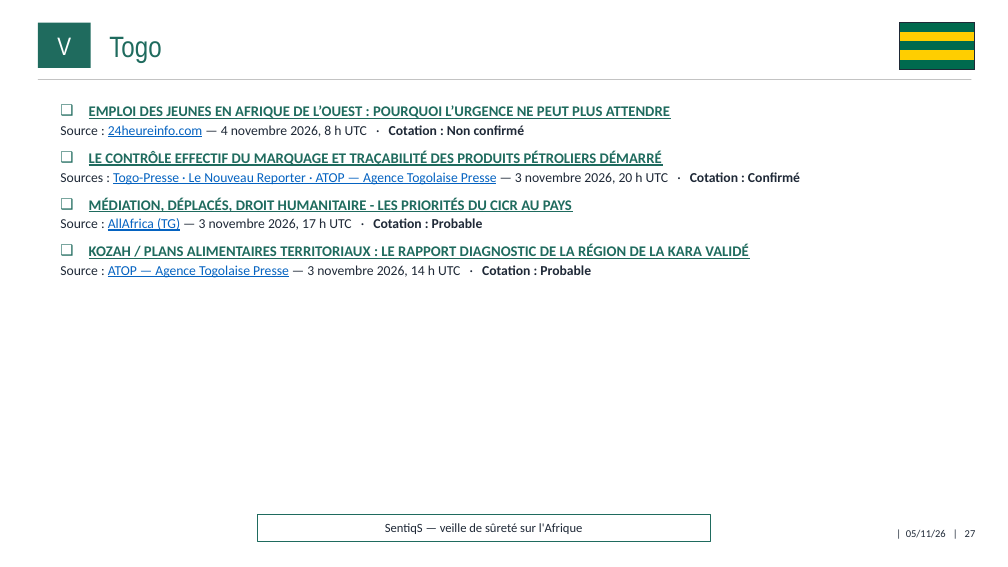
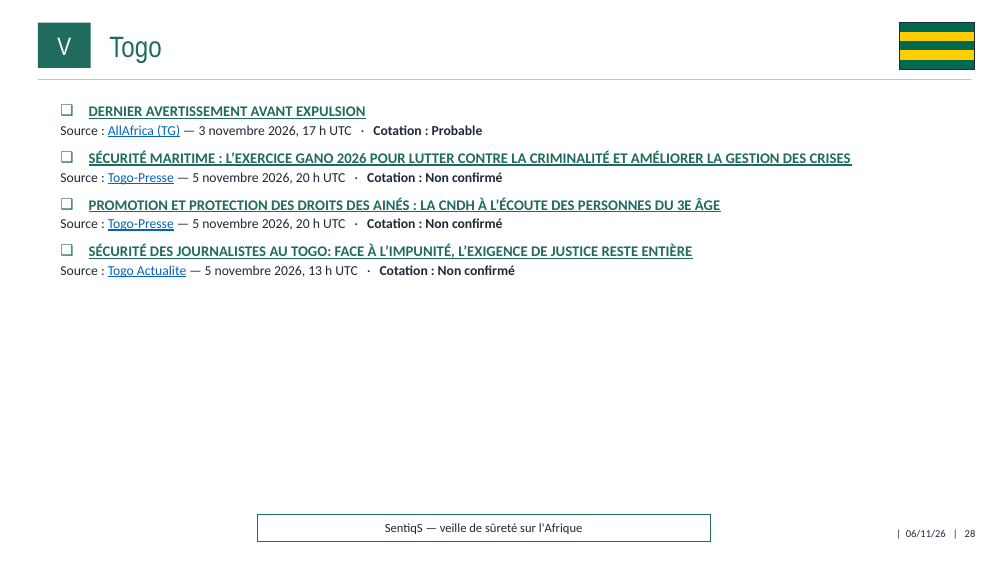
Before and after one commit to ytl1-ops/SentiqS, a slide deck: slide 28 of web/rapports/mensuel/2026-11.pptx (slide 27 before the commit). Drawn at 1008x567 pixels with LibreOffice and Linux fonts; fonts in the diff are those of the drawing. Boxes give left, top, right and bottom in pixels: in the first picture for what was removed or moved away, otherwise in the second. Text is boxed around its words. In the diff, an @@ line names an element or a change of style, - is before the commit and + after.

```diff
--- a/web/rapports/mensuel/2026-11.pptx
+++ b/web/rapports/mensuel/2026-11.pptx
@@ text at <box>89,106,365,119</box>: text changed @@
-❑ EMPLOI DES JEUNES EN AFRIQUE DE L’OUEST : POURQUOI L’URGENCE NE PEUT PLUS ATTENDRE
-  ▪ Source : 24heureinfo.com — 4 novembre 2026, 8 h UTC · Cotation : Non confirmé
-❑ LE CONTRÔLE EFFECTIF DU MARQUAGE ET TRAÇABILITÉ DES PRODUITS PÉTROLIERS DÉMARRÉ
-  ▪ Sources : Togo-Presse · Le Nouveau Reporter · ATOP — Agence Togolaise Presse — 3 novembre 2026, 20 h UTC · Cotation : Confirmé
-❑ MÉDIATION, DÉPLACÉS, DROIT HUMANITAIRE - LES PRIORITÉS DU CICR AU PAYS
+❑ DERNIER AVERTISSEMENT AVANT EXPULSION
@@ text at <box>60,150,851,278</box>: text changed @@
-❑ KOZAH / PLANS ALIMENTAIRES TERRITORIAUX : LE RAPPORT DIAGNOSTIC DE LA RÉGION DE LA KARA VALIDÉ
-  ▪ Source : ATOP — Agence Togolaise Presse — 3 novembre 2026, 14 h UTC · Cotation : Probable
+❑ SÉCURITÉ MARITIME : L’EXERCICE GANO 2026 POUR LUTTER CONTRE LA CRIMINALITÉ ET AMÉLIORER LA GESTION DES CRISES
+  ▪ Source : Togo-Presse — 5 novembre 2026, 20 h UTC · Cotation : Non confirmé
+❑ PROMOTION ET PROTECTION DES DROITS DES AINÉS : LA CNDH À L’ÉCOUTE DES PERSONNES DU 3E ÂGE
+  ▪ Source : Togo-Presse — 5 novembre 2026, 20 h UTC · Cotation : Non confirmé
+❑ SÉCURITÉ DES JOURNALISTES AU TOGO: FACE À L’IMPUNITÉ, L’EXIGENCE DE JUSTICE RESTE ENTIÈRE
+  ▪ Source : Togo Actualite — 5 novembre 2026, 13 h UTC · Cotation : Non confirmé
@@ text at <box>906,530,976,538</box>: text changed @@
-| 05/11/26 | 27
+| 06/11/26 | 28
```
Also in this commit, not shown: 36 other slides changed, 2 slides added, 10 other files.
